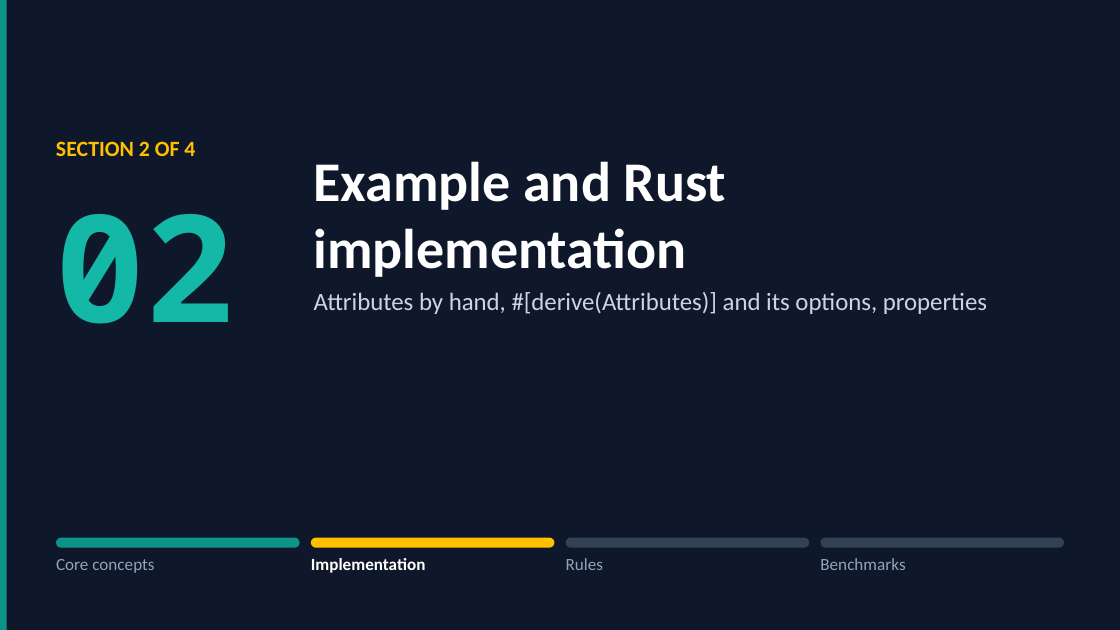
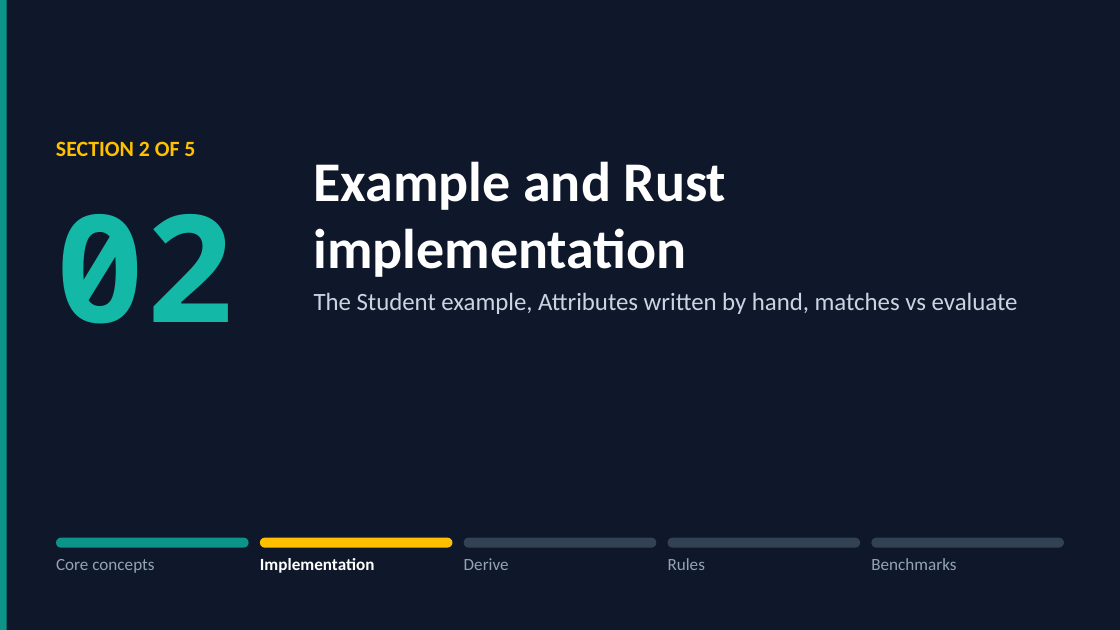
Before and after one commit to gdt050579/whereexpr, a slide deck: slide 13 of whereexpr.pptx. Drawn at 1120x630 pixels with LibreOffice and Linux fonts; fonts in the diff are those of the drawing. Boxes give left, top, right and bottom in pixels: in the first picture for what was removed or moved away, otherwise in the second. Text is boxed around its words. In the diff, an @@ line names an element or a change of style, - is before the commit and + after.

```diff
--- a/whereexpr.pptx
+++ b/whereexpr.pptx
@@ text at (x1=56, y1=141, x2=195, y2=156): text changed @@
-SECTION 2 OF 4
+SECTION 2 OF 5
@@ text at (x1=314, y1=292, x2=1018, y2=314): text changed @@
-Attributes by hand, #[derive(Attributes)] and its options, properties
+The Student example, Attributes written by hand, matches vs evaluate
@@ rounded rectangle resized from (x1=56, y1=538, x2=299, y2=548) to (x1=56, y1=538, x2=249, y2=548) @@
@@ rounded rectangle resized from (x1=310, y1=538, x2=553, y2=548) to (x1=260, y1=538, x2=452, y2=548) @@
@@ rounded rectangle added at (x1=464, y1=538, x2=656, y2=548), fill #334155 @@
@@ rounded rectangle resized from (x1=566, y1=538, x2=809, y2=548) to (x1=668, y1=538, x2=860, y2=548) @@
@@ rounded rectangle resized from (x1=821, y1=538, x2=1064, y2=548) to (x1=871, y1=538, x2=1064, y2=548) @@
@@ text "Implementation" moved from (x1=311, y1=558, x2=426, y2=573) to (x1=260, y1=558, x2=375, y2=573) @@
@@ text added at (x1=464, y1=558, x2=509, y2=570), 11 pt, text #94A3B8 @@
+Derive
@@ text "Rules" moved from (x1=566, y1=558, x2=603, y2=570) to (x1=668, y1=558, x2=705, y2=570) @@
@@ text "Benchmarks" moved from (x1=820, y1=558, x2=905, y2=570) to (x1=871, y1=558, x2=956, y2=570) @@
```
Also in this commit, not shown: 6 other slides changed, 3 slides added, 1 other file.
